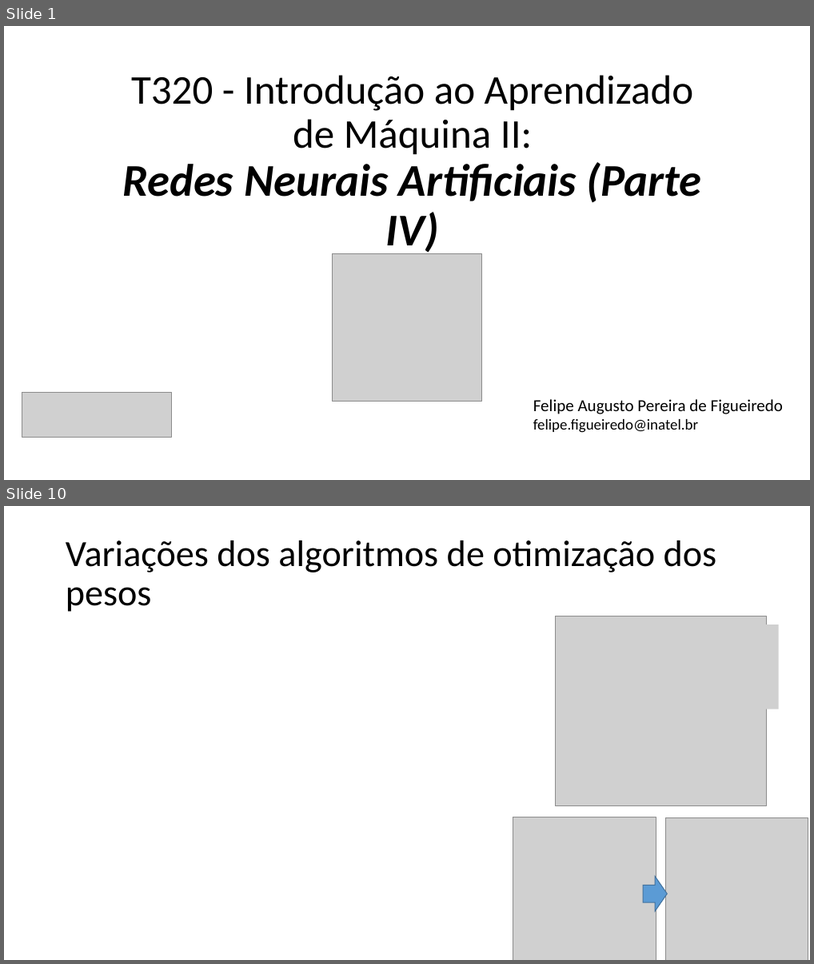
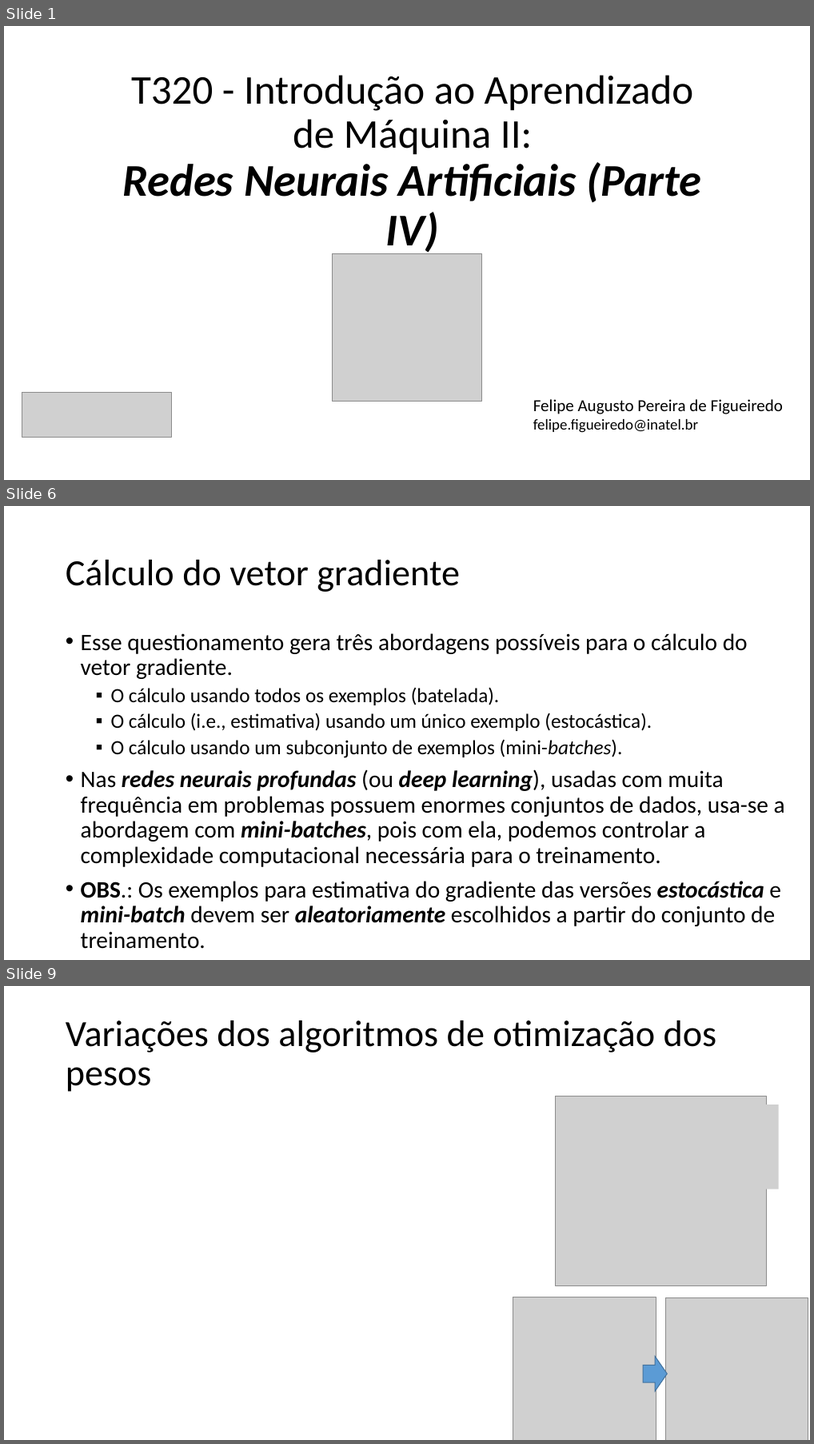
Before and after one commit to zz4fap/t320_aprendizado_de_maquina, a slide deck: slides/T320_Redes_Neurais_Artificiais (Parte IV).pptx. Shown one above the other, each under a label of ours: slides 1 and 10 before the commit, slides 1, 6 and 9 after it; the slides between them are not shown. The pictures are 814x964 and 814x1444 pixels, drawn with LibreOffice and Linux fonts; fonts in the diff are those of the drawing; grey boxes stand for pictures. Boxes give left, top, right and bottom in pixels: in the first picture for what was removed or moved away, otherwise in the second. Text is boxed around its words. In the diff, an @@ line names an element or a change of style, - is before the commit and + after.

```diff
--- a/slides/T320_Redes_Neurais_Artificiais (Parte IV).pptx
+++ b/slides/T320_Redes_Neurais_Artificiais (Parte IV).pptx
@@ slide 6 added at (4, 506, 810, 960), background #FFFFFF @@
@@ title added at (66, 560, 460, 592), 44 pt, text #000000 @@
+Cálculo do vetor gradiente
@@ text added at (81, 633, 786, 948), 28 pt, text #000000 @@
+• Esse questionamento gera três abordagens possíveis para o cálculo do vetor gradiente.
+  ▪ O cálculo usando todos os exemplos (batelada).
+  ▪ O cálculo (i.e., estimativa) usando um único exemplo (estocástica).
+  ▪ O cálculo usando um subconjunto de exemplos (mini-batches).
+• Nas redes neurais profundas (ou deep learning), usadas com muita frequência em problemas possuem enormes conjuntos de dados, usa-se a abordagem com mini-batches, pois com ela, podemos controlar a complexidade computacional necessária para o treinamento.
+• OBS.: Os exemplos para estimativa do gradiente das versões estocástica e mini-batch devem ser aleatoriamente escolhidos a partir do conjunto de treinamento.
@@ what was slide 10 is now slide 9 @@
```
Also in this commit, not shown: 2 slides changed, 4 other slides added, 6 slides removed, 1 other file.
